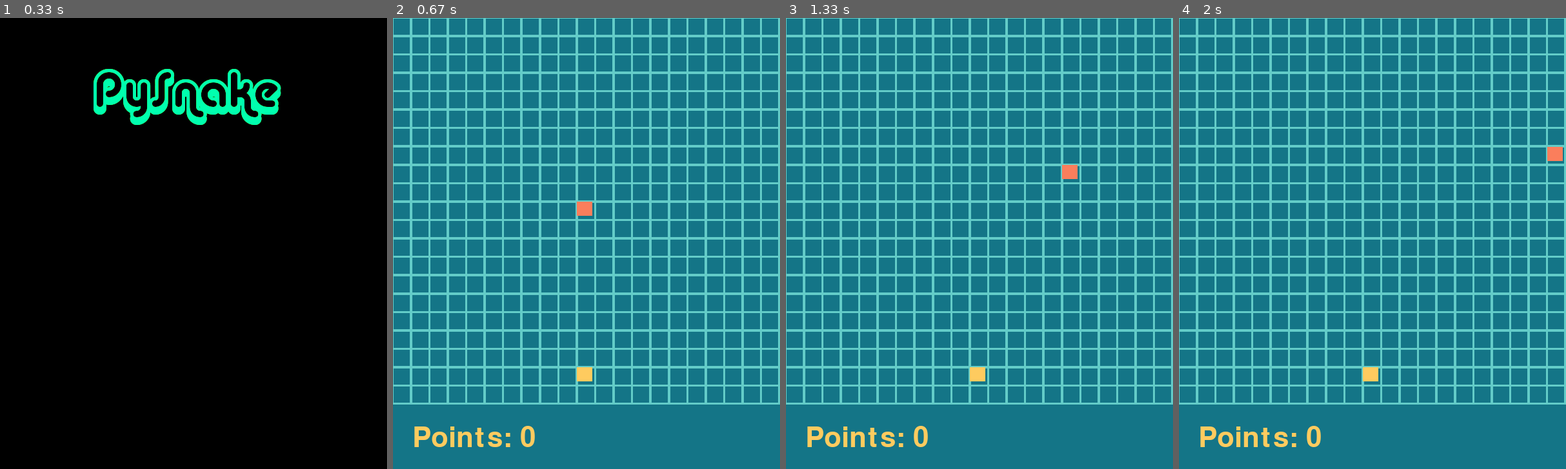
Above: before the commit, frames 1-4 (left to right).
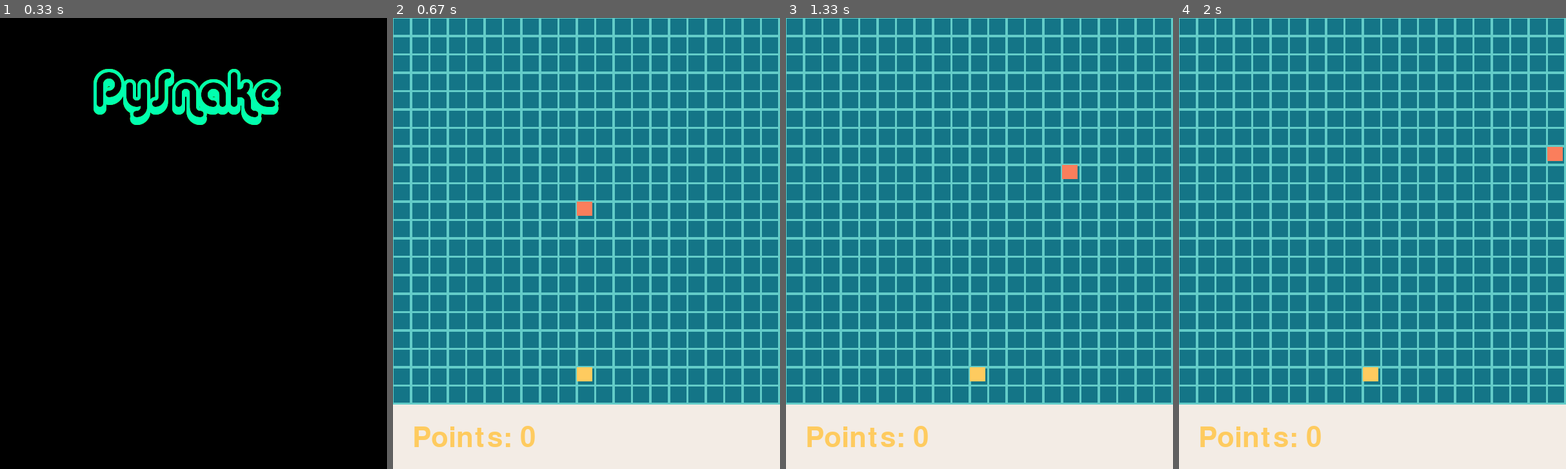
Above: after the commit, the same moments.

Repository: Tello-/Snake-in-Pygame
Game: pygame game, started from Snake_Game.py
Same seed, same stepped clock (60 frames per second), same inputs: the game is played once before the commit and once after it.
Inputs:
- Up to frame 1 (0.33 s): no input
- Up to frame 2 (0.67 s): tap Enter at 0.33 s
- Up to frame 3 (1.33 s): hold Right 0.67-1.13 s; hold Up from 1.17 s (still down)
- Up to frame 4 (2 s): release Up at 1.47 s; hold Right 1.5-1.97 s

Frame 1 is identical in both runs. In frame 2, 14% of the frame differs, in the area x 0-100%, y 85-100%; in frame 3, 14%; in frame 4, 14%.

Commit message:
made a new color variable for the score panel

Diff:
--- a/color.py
+++ b/color.py
@@ -17,3 +17,5 @@
 DB_SNOT = [164, 242, 7]
 DB_ORANGE = [242, 65, 31]
 DB_BRICKRED = [166, 37, 13]
+
+SCORE_PANEL_COLOR = OLD_SNOW
--- a/scene.py
+++ b/scene.py
@@ -42,6 +42,7 @@
         self.LOGO_TEXT = self.LOGO_FONT.render("PySnake", True, self.LOGO_CURRENT_COLOR)
         self.LOGO_RECT = self.LOGO_TEXT.get_rect()
         self.LOGO_RECT.topleft = (coord)
+
 
 
 
@@ -101,6 +102,7 @@
 
         self.DEFAULT_HEAD_COORD = [10,10]
         self.SCORE_FONT = pygame.font.SysFont("", 64)
+        self._SCORE_PANEL_COLOR = SCORE_PANEL_COLOR
 
         self._points = 0
         self._score_text = self.SCORE_FONT.render("Points: {}".format(self._points), True, FADED_SCHOOLBUS)
@@ -209,10 +211,7 @@
                 self._drawApple(window)
 
         self._initScorePanel(self._SCORE_PANEL_LAYER)
-
-        self._score_text = self.SCORE_FONT.render("Points: {}".format(self._points), True, FADED_SCHOOLBUS)
         window.blit(self._SCORE_PANEL_LAYER, (0, self.BG_HEIGHT))
-
         window.blit(self._score_text, self._score_text_rect)
 
 
@@ -237,8 +236,8 @@
                 y = j * self.CELL_HEIGHT
                 pygame.draw.rect(surface, rectColor, [x + self.GRID_CELL_OFFSET_X, y + self.GRID_CELL_OFFSET_Y, self.GRID_CELL_WIDTH, self.GRID_CELL_HEIGHT], 0)
     def _initScorePanel(self, surface):
-        pygame.draw.rect(surface, DARK_BLUE, [0, 0, WINDOW_WIDTH, WINDOW_HEIGHT - self.BG_HEIGHT])
-
+        pygame.draw.rect(surface, self._SCORE_PANEL_COLOR, [0, 0, WINDOW_WIDTH, WINDOW_HEIGHT - self.BG_HEIGHT])
+        self._score_text = self.SCORE_FONT.render("Points: {}".format(self._points), True, FADED_SCHOOLBUS)
     def _drawSnake(self, window:surface):
         rectColor = []
         rectColor = SALMON
